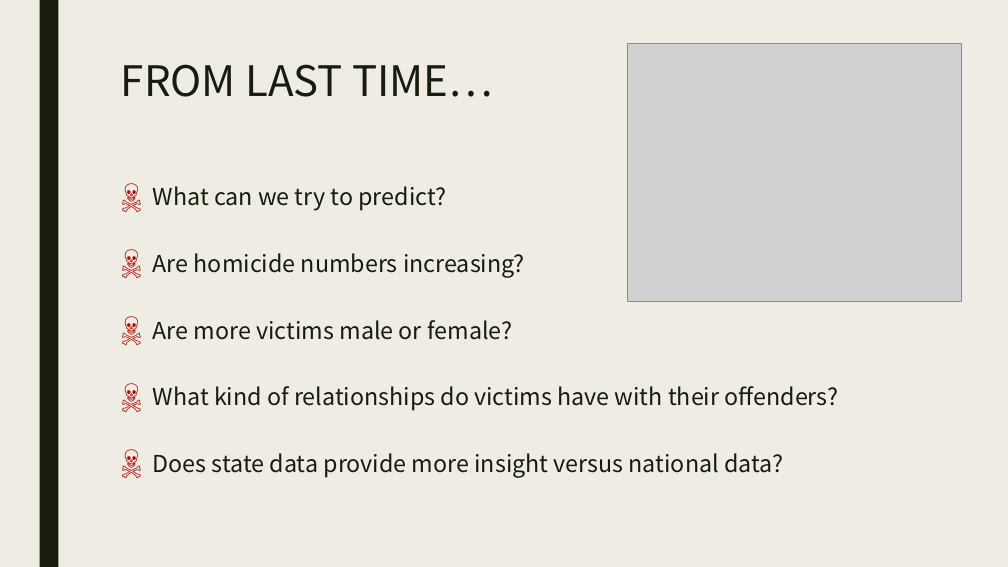
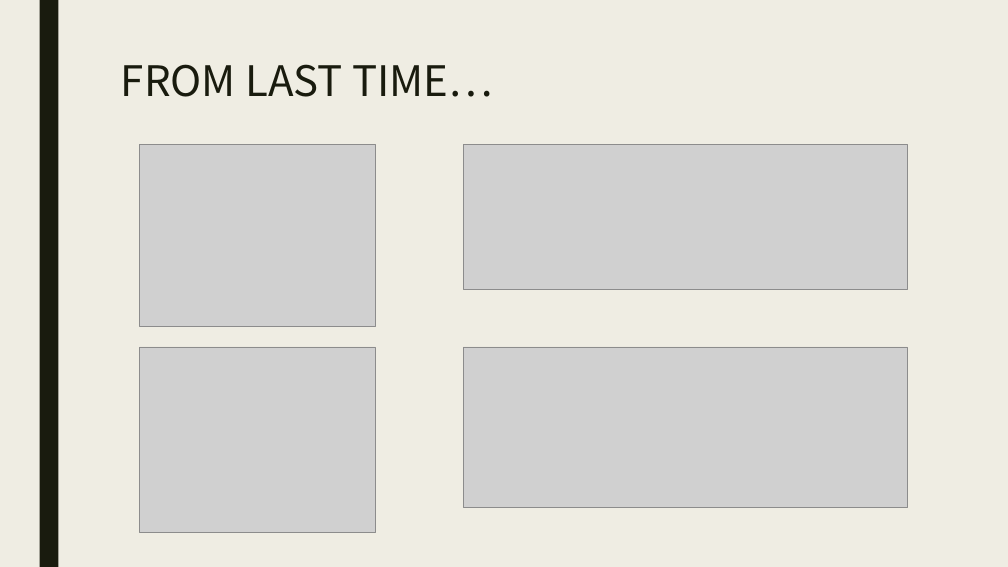
Before and after one commit to karenemcgee/HomicideMachineLearning, a slide deck: slide 4 of Homicide_Machine_Learning.pptx (slide 3 before the commit). Drawn at 1008x567 pixels with LibreOffice and Linux fonts; fonts in the diff are those of the drawing; grey boxes stand for pictures. Boxes give left, top, right and bottom in pixels: in the first picture for what was removed or moved away, otherwise in the second. Text is boxed around its words. In the diff, an @@ line names an element or a change of style, - is before the commit and + after.

```diff
--- a/Homicide_Machine_Learning.pptx
+++ b/Homicide_Machine_Learning.pptx
@@ picture: place and size @@
-picture at bbox=[628, 43, 962, 301]
+picture at bbox=[140, 144, 376, 327]
@@ picture added at bbox=[464, 144, 907, 290] @@
@@ text removed at bbox=[153, 186, 839, 478] @@
-☠ What can we try to predict?
-☠ Are homicide numbers increasing?
-☠ Are more victims male or female?
-☠ What kind of relationships do victims have with their offenders?
-☠ Does state data provide more insight versus national data?
@@ picture added at bbox=[140, 347, 376, 533] @@
@@ picture added at bbox=[464, 347, 907, 508] @@
```
Also in this commit, not shown: 1 other slide changed, 6 slides added, 4 slides removed.
